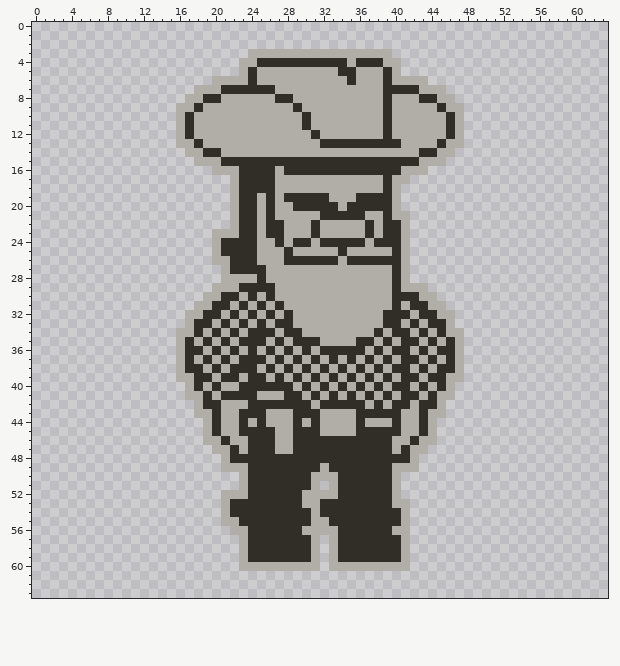
One commit to this pixel-art file: aesprite/player.aseprite. That is the earlier state.
64x64 pixels, 1 frame.
The result:
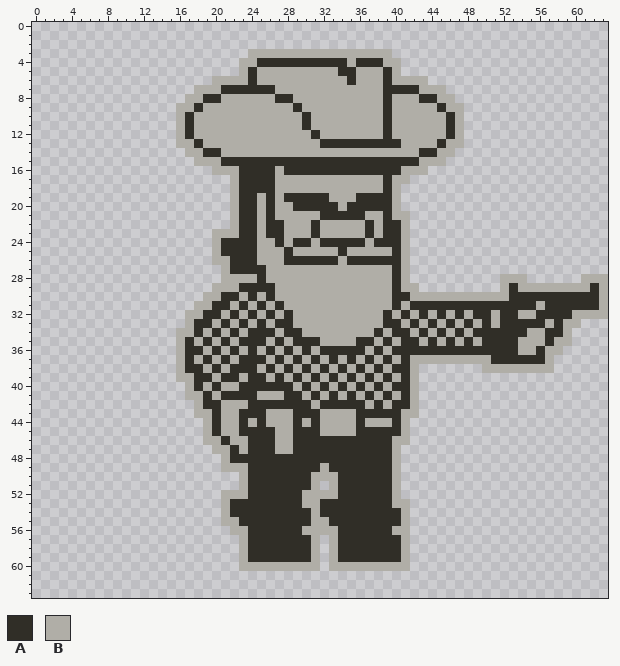
Palette (. is transparent): A #302e27  B #b0aea7
The exact change:
layer "Shooting" added
layer "Shooting checker" added
layer "New player" removed
layer "shirt texture" removed
@@ x 38..63 @@
 27 BBAB......................
-28 BBAB......................
-29 BBABBB....................
-30 BBAAABB...................
-31 BBABAABB..................
-32 BAAABAABB.................
-33 BAABABAAB.................
-34 ABAABABABB................
-35 BABAABABAB................
-36 ABAABABAAB................
-37 BABAABABAB................
-38 ABAABABAAB................
-39 BABAABAABB................
-40 ABAABABAB.................
-41 BABAABABB.................
-42 ABAABAAB..................
-43 AAABBABB..................
-44 BBABBAB...................
-45 AAABBAB...................
-46 AABBABB...................
-47 AABABB....................
-48 AAAAB.....................
-49 AABBB.....................
+28 BBAB..........BBB......BBB
+29 BBABB.........BABBBBBBBBAB
+30 BBAABBBBBBBBBBBAAAAAAAAAAB
+31 BBABAAAAAAAAAAAAAABAAAAAAB
+32 BABABABABABAABAABBAAAABBBB
+33 BAABABABABABABAAAAABABB...
+34 ABAABABABABAAAAAABBAAB....
+35 BABAABABABABAAAABBBABB....
+36 ABAAAAAAAAAAAAAABBABB.....
+37 BABABBBBBBBBBAAAAAAB......
+38 ABAAB.......BBBBBBBB......
+39 BABAB.....................
+40 ABAAB.....................
+41 BABAB.....................
+42 ABAAB.....................
+43 AAABB.....................
+44 BBAB......................
+45 AAAB......................
+46 AABB......................
+47 AAB.......................
+48 AAB.......................
+49 AAB.......................
 50 AAB.......................
